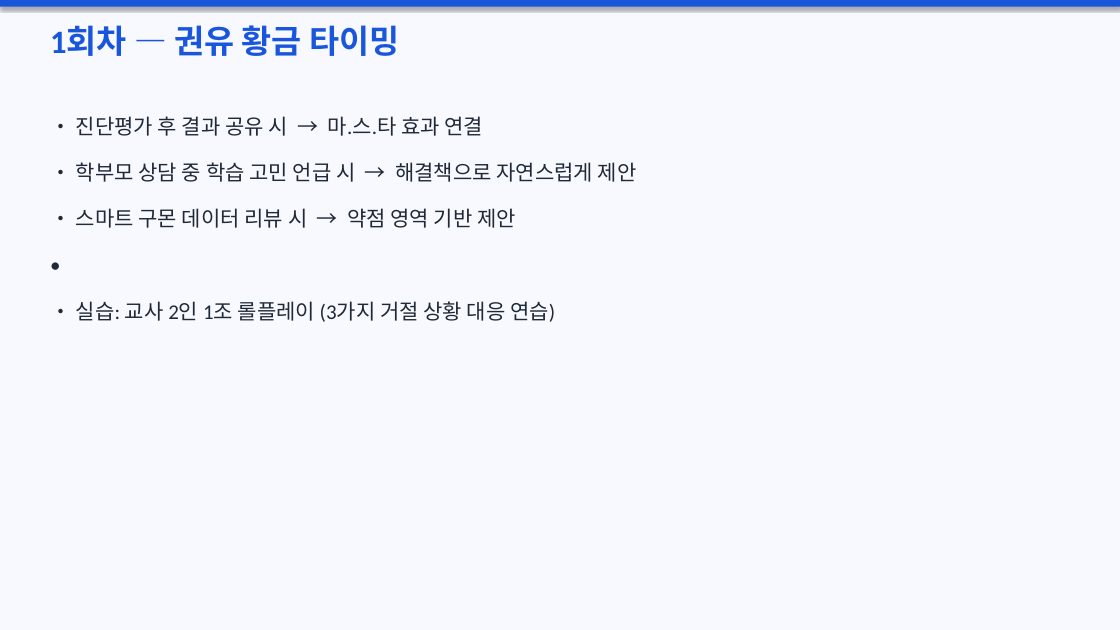
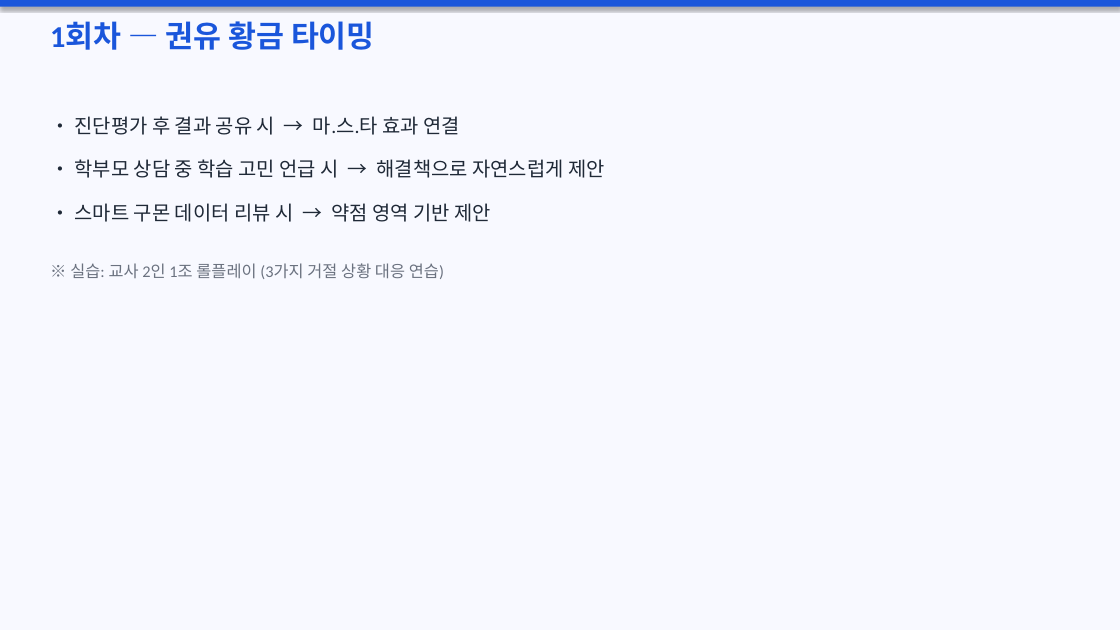
Before and after one commit to kimjungsul/kumon-masta-training, a slide deck: slide 7 of 마스타_교사교육안.pptx. Drawn at 1120x630 pixels with LibreOffice and Linux fonts; fonts in the diff are those of the drawing. Boxes give left, top, right and bottom in pixels: in the first picture for what was removed or moved away, otherwise in the second. Text is boxed around its words. In the diff, an @@ line names an element or a change of style, - is before the commit and + after.

```diff
--- a/마스타_교사교육안.pptx
+++ b/마스타_교사교육안.pptx
@@ text "1회차 — 권유 황금 타이밍" at box(50, 21, 375, 50): size 28 to 26 pt @@
@@ size 18 to 17 pt in 3 elements at box(75, 159, 605, 178), box(75, 116, 460, 135), box(75, 203, 491, 222) @@
@@ text removed at box(42, 248, 1078, 290) @@
-•
@@ text at box(70, 263, 444, 279): text changed; size 18 to 14 pt; text colour #1F2937 to #6B7280 @@
-• 실습: 교사 2인 1조 롤플레이 (3가지 거절 상황 대응 연습)
+※ 실습: 교사 2인 1조 롤플레이 (3가지 거절 상황 대응 연습)
```
Also in this commit, not shown: 16 other slides changed, 7 slides added, 1 slide removed, 1 other file.
